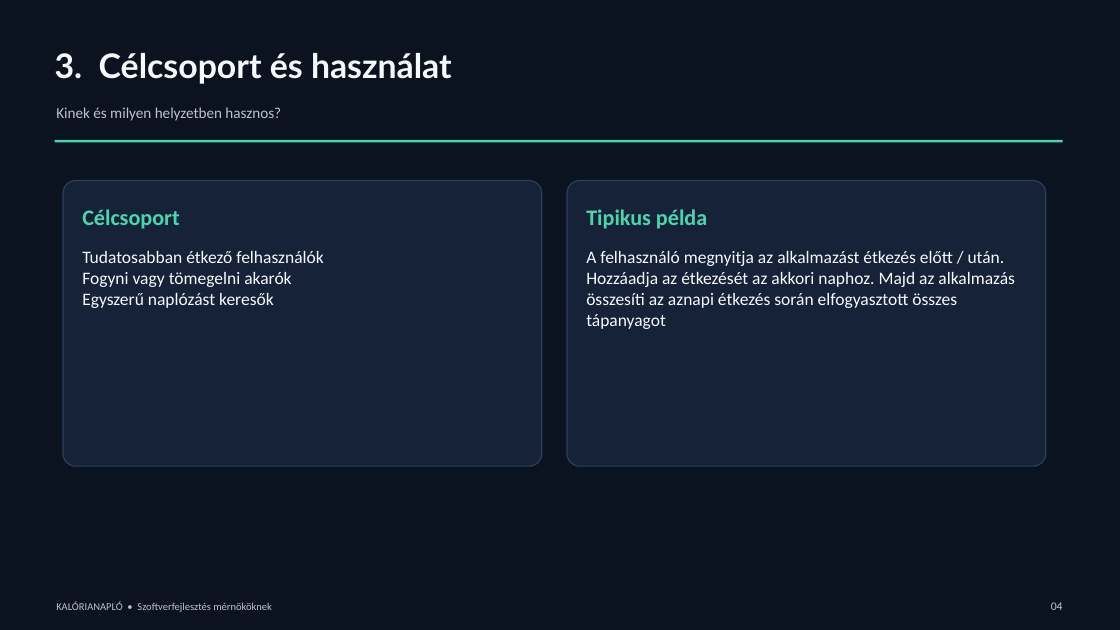
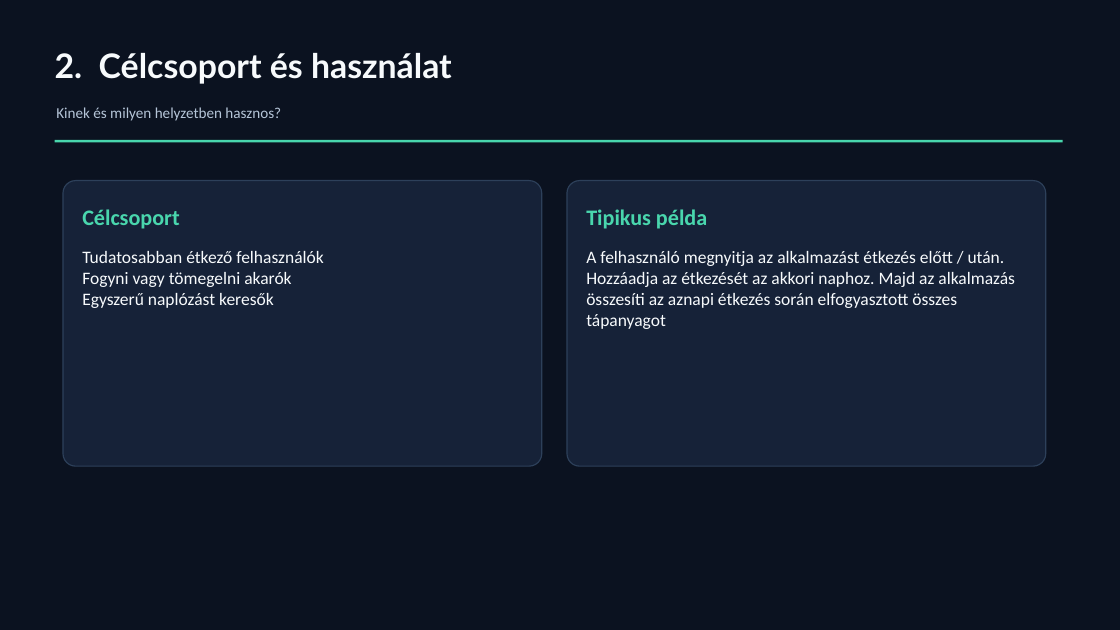
Before and after one commit to pbkbuff/arvacskak_projekt, a slide deck: slide 3 of docs/Kaloriszamlalo_projektbemutato.pptx (slide 4 before the commit). Drawn at 1120x630 pixels with LibreOffice and Linux fonts; fonts in the diff are those of the drawing. Boxes give left, top, right and bottom in pixels: in the first picture for what was removed or moved away, otherwise in the second. Text is boxed around its words. In the diff, an @@ line names an element or a change of style, - is before the commit and + after.

```diff
--- a/docs/Kaloriszamlalo_projektbemutato.pptx
+++ b/docs/Kaloriszamlalo_projektbemutato.pptx
@@ text at (x1=55, y1=53, x2=452, y2=84): text changed @@
-3. Célcsoport és használat
+2. Célcsoport és használat
@@ text removed at (x1=56, y1=602, x2=272, y2=612) @@
-KALÓRIANAPLÓ • Szoftverfejlesztés mérnököknek
@@ text removed at (x1=1051, y1=602, x2=1063, y2=610) @@
-04
```
Also in this commit, not shown: 8 other slides changed, 4 slides added.
